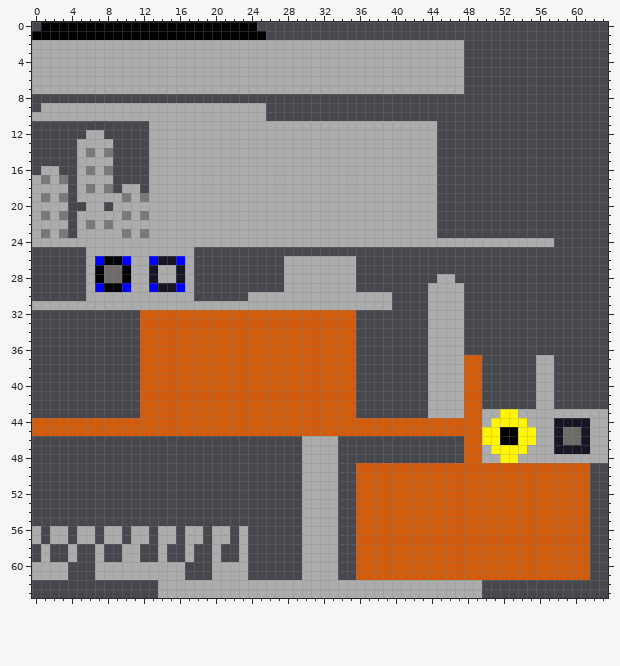
Pixel-art sprite, stored at res/assets/industrialprocessing/textures/render/ModelDiskFilter.png. This is how it looked before the edit.
The file is 64x64 pixels.
After the commit:
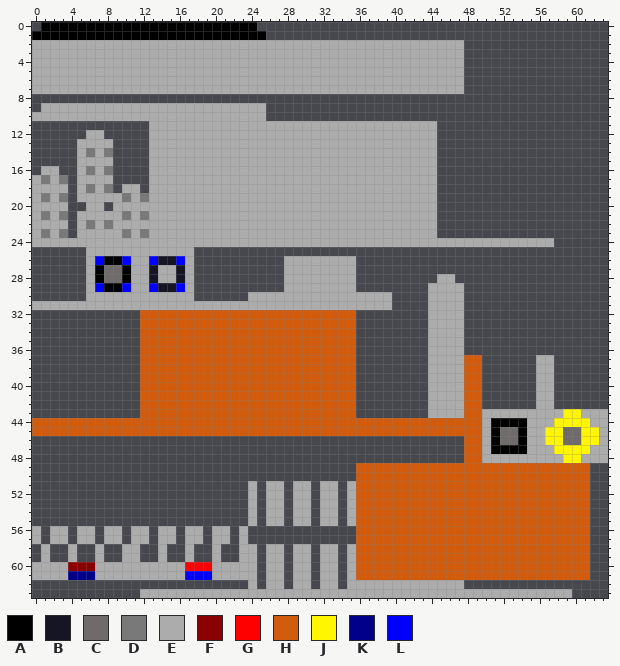
Palette (. is transparent): A #000000  B #151523  C #6f6b6b  D #797979  E #acacac  F #8b0000  G #ff0000  H #d25c0d  J #fff600  K #00008b  L #0000ff
The edit:
Changed rows in their new state; - is an unchanged pixel.
first column x 4:
43 ------------------------------------------------EE-----JJ--
44 -----------------------------------------------AAAA---JJJJ-
45 ----------------------------------------------EACCAE-JJ--JJ
46 --------------------------....----------------EACCAE-JJ--JJ
47 --------------------------....-----------------AAAA---JJJJ-
48 --------------------------....------------------EE-----JJ--
49 --------------------------....-----------------------------
50 --------------------------....-----------------------------
51 --------------------E-EE-E-.---E---------------------------
52 --------------------E-EE-E-.---E---------------------------
53 --------------------E-EE-E-.---E---------------------------
54 --------------------E-EE-E-.---E---------------------------
55 --------------------E-EE-E-.---E---------------------------
56 --------------------------....-----------------------------
57 --------------------------....-----------------------------
58 --------------------E-EE-E-.---E---------------------------
59 --------------------E-EE-E-.---E---------------------------
60 FFF----------GGG----E-EE-E-.---E---------------------------
61 KKK----------LLL----E-EE-E-.---E---------------------------
62 ----------..........-.--.--.--.-------------..-------------
63 --------EE------------------------------------EEEEEEEEEE---
Pixel boxes of the changes (left, top, right, bottom) in both pictures:
changed: (482, 409, 599, 463)
changed: (140, 436, 356, 598)
added: (68, 562, 95, 580)
changed: (464, 580, 572, 598)
